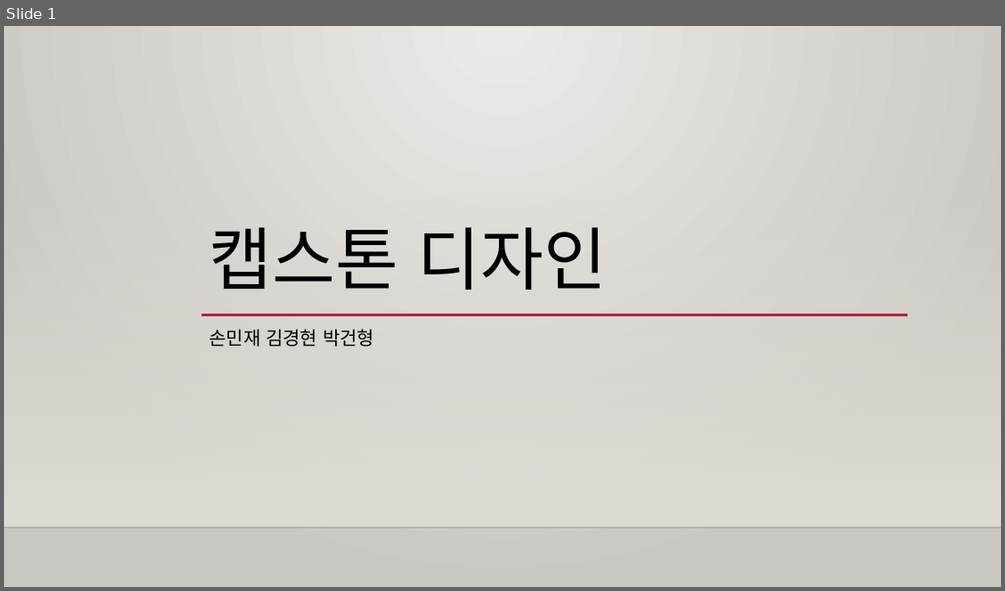
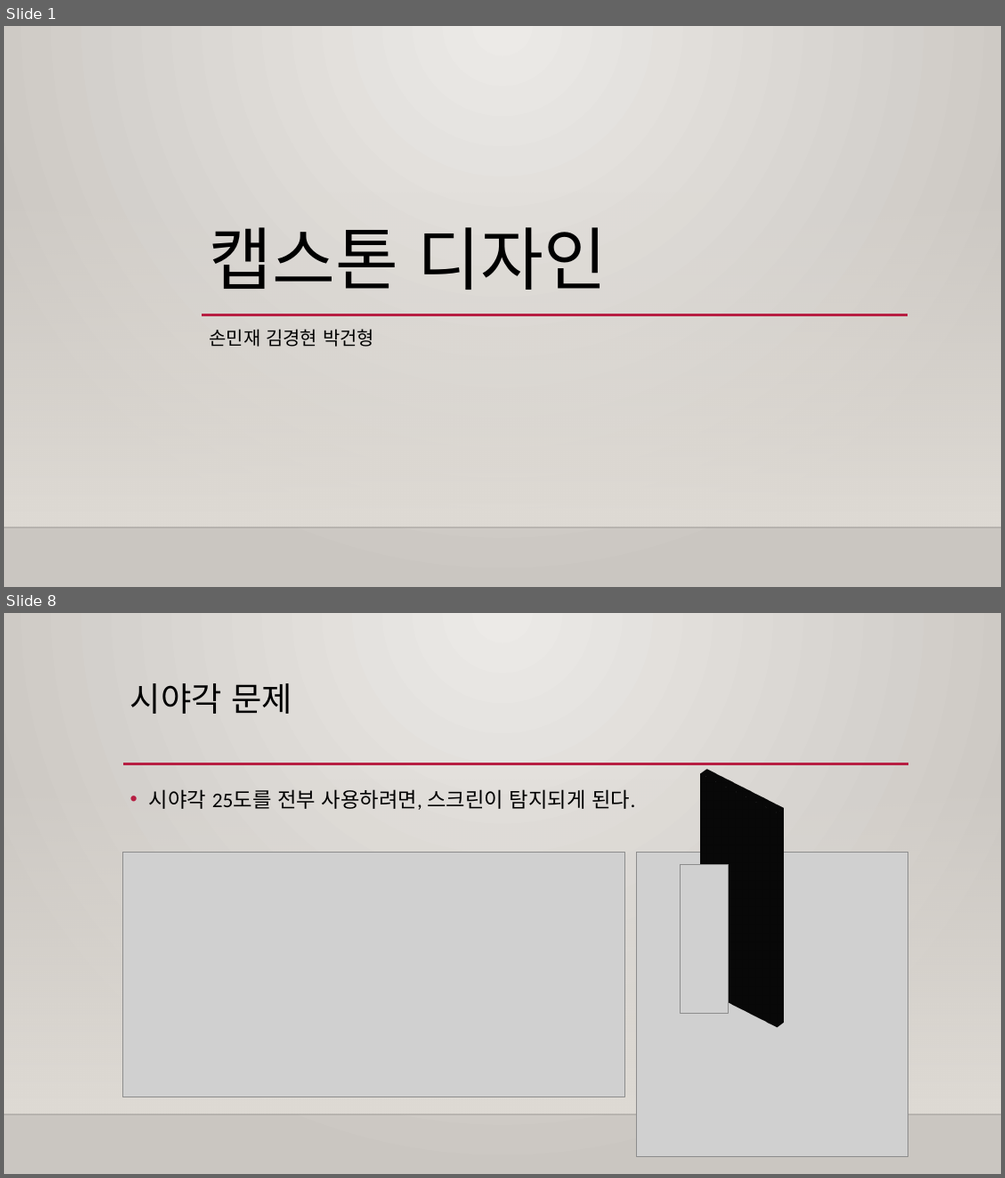
Before and after one commit to Capstone-Design/Documents, a slide deck: 캡스톤디자인발표.pptx. Shown one above the other, each under a label of ours: slide 1 before the commit, slides 1 and 8 after it; the slides between them are not shown. The pictures are 1005x591 and 1005x1178 pixels, drawn with LibreOffice and Linux fonts; fonts in the diff are those of the drawing; grey boxes stand for pictures; background and template pictures are left out. Boxes give left, top, right and bottom in pixels: in the first picture for what was removed or moved away, otherwise in the second. Text is boxed around its words. In the diff, an @@ line names an element or a change of style, - is before the commit and + after.

Commit message:
시야각 관련 슬라이드 추가

```diff
--- a/캡스톤디자인발표.pptx
+++ b/캡스톤디자인발표.pptx
@@ slide 8 added at [4, 613, 1001, 1174], background gradient #ECEAE7 to #CAC7C1; not listed: 2 template elements that a slide beside it also shows @@
@@ title added at [130, 683, 292, 714], 32 pt, text #000000 @@
+시야각 문제
@@ line added from (123, 764) to (909, 764), #B71E42 2.5 pt @@
@@ cube added at [682, 770, 801, 1027], fill #000000, outline #871631 1.25 pt @@
@@ text added at [149, 789, 635, 810], 20 pt, text #000000 @@
+• 시야각 25도를 전부 사용하려면, 스크린이 탐지되게 된다.
@@ picture added at [123, 852, 624, 1097] @@
@@ picture added at [636, 852, 907, 1156] @@
@@ picture added at [680, 864, 728, 1013] @@
```
Also in this commit, not shown: 2 slides changed, 5 other slides added, 5 slides removed.
